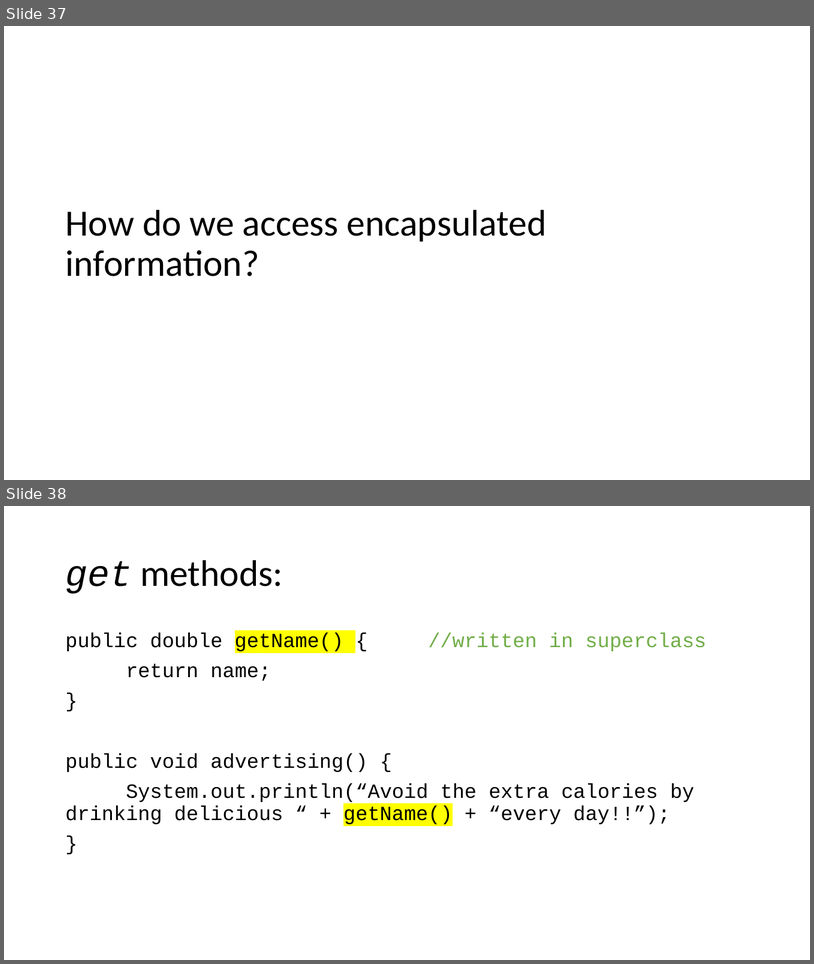
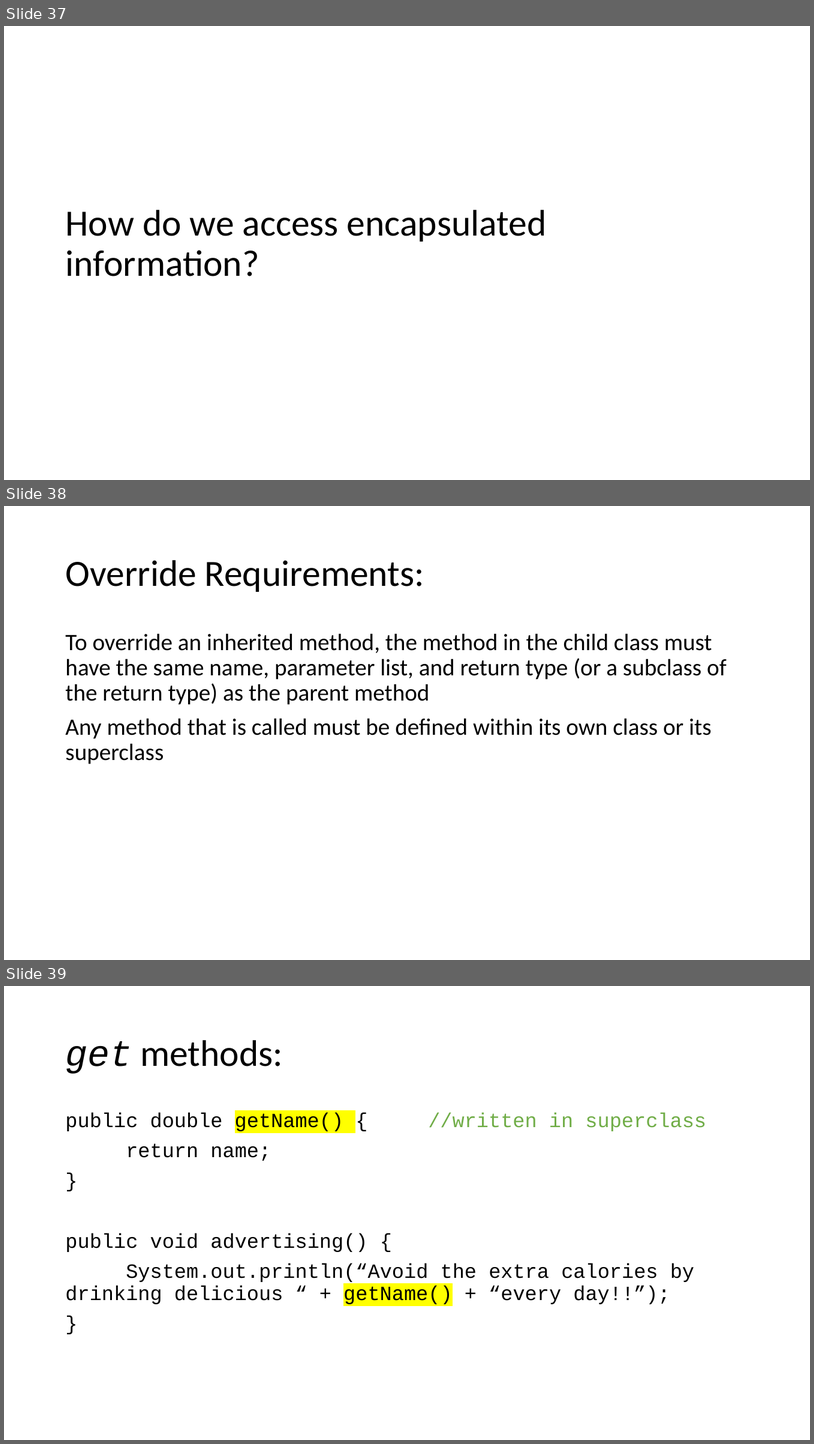
Before and after one commit to TEALSK12/apcsa-public, a slide deck: curriculum/Unit6/Unit6.pptx. Shown one above the other, each under a label of ours: slides 37 and 38 before the commit, slides 37, 38 and 39 after it. The pictures are 814x964 and 814x1444 pixels, drawn with LibreOffice and Linux fonts; fonts in the diff are those of the drawing. Boxes give left, top, right and bottom in pixels: in the first picture for what was removed or moved away, otherwise in the second. Text is boxed around its words. In the diff, an @@ line names an element or a change of style, - is before the commit and + after.

Commit message:
Add slide 38 Override requirements

```diff
--- a/curriculum/Unit6/Unit6.pptx
+++ b/curriculum/Unit6/Unit6.pptx
@@ slide 38 added at [4,506,810,960], background #FFFFFF @@
@@ title added at [65,560,425,592], 44 pt, text #000000 @@
+Override Requirements:
@@ text added at [65,633,727,764], 28 pt, text #000000 @@
+To override an inherited method, the method in the child class must have the same name, parameter list, and return type (or a subclass of the return type) as the parent method
+Any method that is called must be defined within its own class or its superclass
@@ what was slide 38 is now slide 39 @@
```
